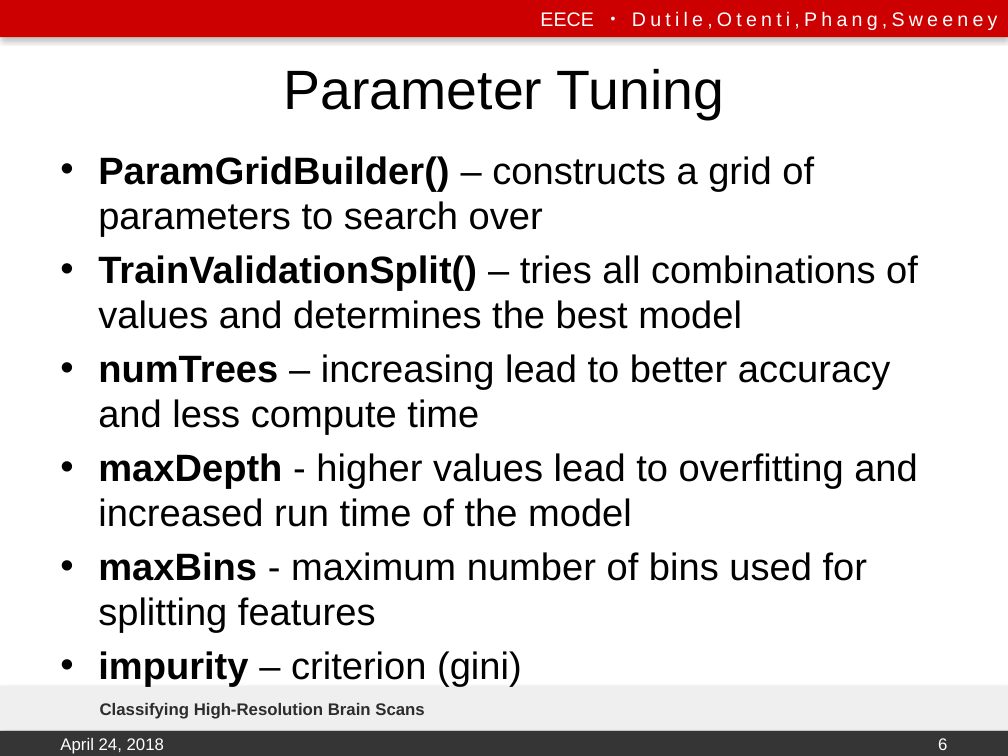
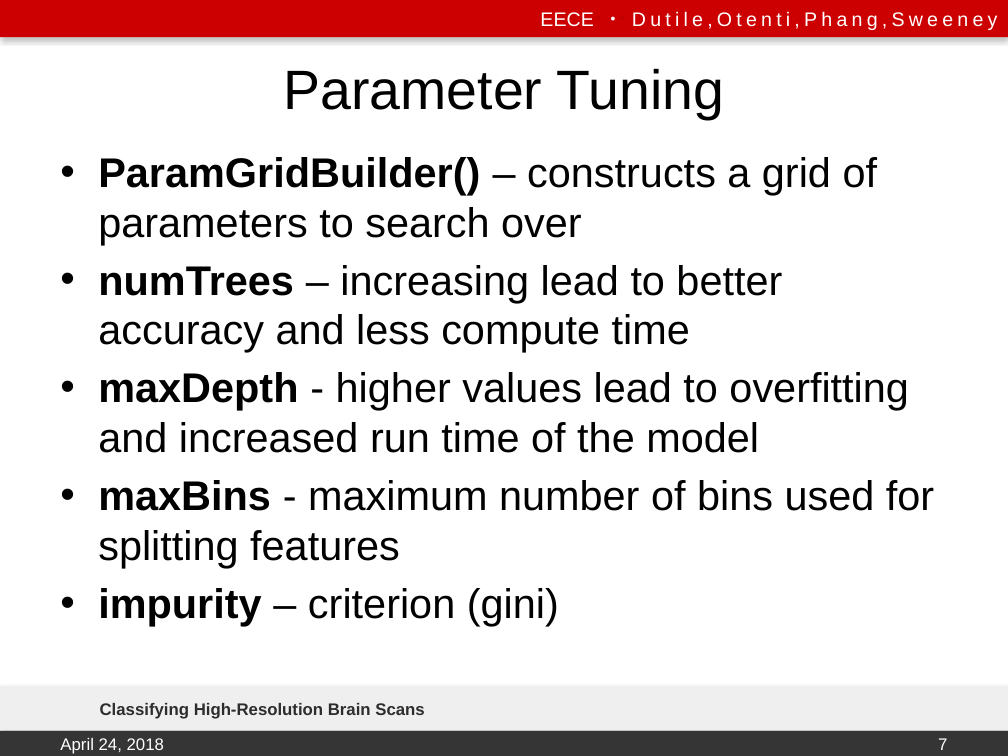
Before and after one commit to emily-jean/ml-brains, a slide deck: slide 7 of presentation/DutileOtentiPhangSweeney.pptx (slide 6 before the commit). Drawn at 1008x756 pixels with LibreOffice and Linux fonts; fonts in the diff are those of the drawing; background and template pictures are left out. Boxes give left, top, right and bottom in pixels: in the first picture for what was removed or moved away, otherwise in the second. Text is boxed around its words. In the diff, an @@ line names an element or a change of style, - is before the commit and + after.

```diff
--- a/presentation/DutileOtentiPhangSweeney.pptx
+++ b/presentation/DutileOtentiPhangSweeney.pptx
@@ text "ParamGridBuilder() – constructs a grid ..." at bbox=[98, 157, 934, 626]: size 27.2 to 29.6 pt @@
@@ text at bbox=[98, 255, 918, 329]: paragraph removed @@
-• TrainValidationSplit() – tries all combinations of values and determines the best model
@@ page number at bbox=[938, 738, 947, 750]: text changed @@
-6
+7
```
Also in this commit, not shown: 8 other slides changed, 2 slides added, 8 other files.
